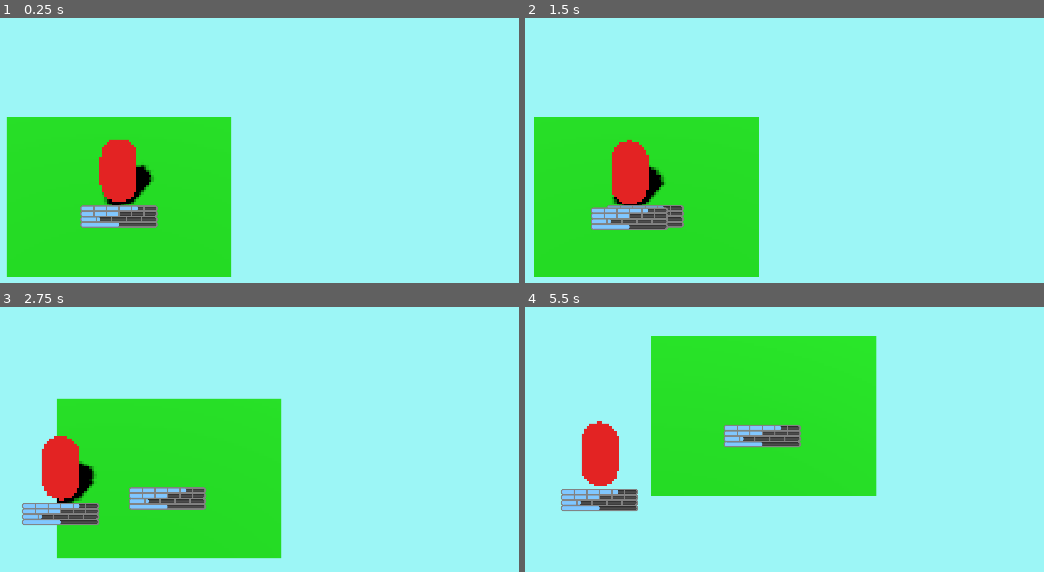
Above: before the commit, frames 1-4 (two rows, left to right).
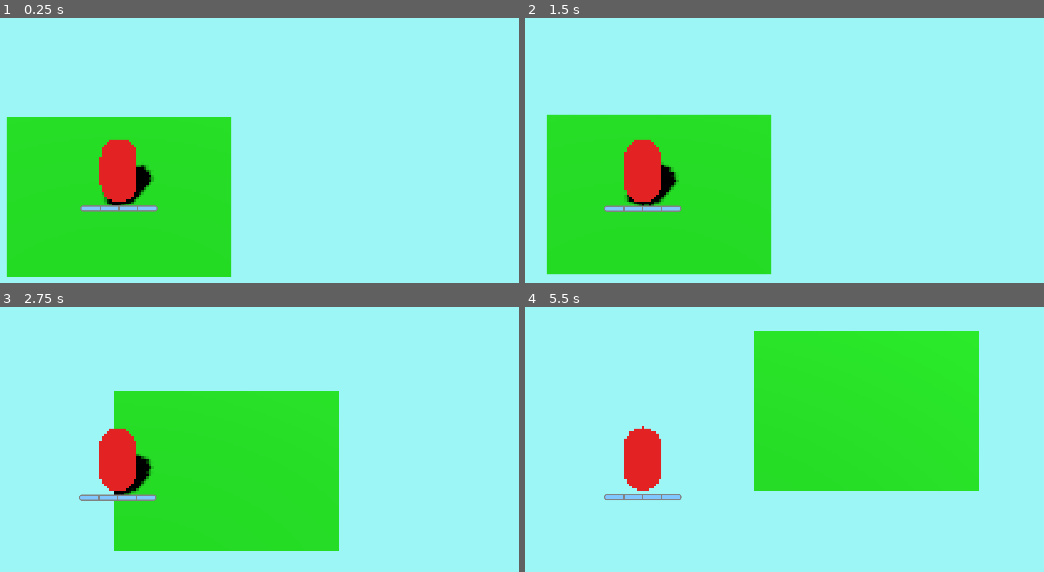
Above: after the commit, the same moments.

Repository: greatbrick0/ComboCombat
Game: Godot game, scene res://Scenes/MainScene.tscn
Two runs of this game, one before a commit and one after it. Both use one fixed random seed, a clock stepped at 60 frames per second and the inputs below.
Inputs (mouse positions are in pixels of both pictures, inside the frame that each line leads up to):
- Up to frame 1 (0.25 s): no input
- Up to frame 2 (1.5 s): tap Enter at 0.5 s; move the mouse to (820, 174) at 0.52 s; hold Right (ui_right) 0.53-1.28 s; tap W (MiddleTool) at 0.6, 1.35 s; tap Space at 1.25 s; move the mouse to (outside the picture) at 1.27 s; hold Down (ui_down) from 1.28 s (still down)
- Up to frame 3 (2.75 s): move the mouse to (197, 386) at 2.02 s; release Down (ui_down) at 2.03 s; hold Right (ui_right) from 2.03 s (still down); tap W (MiddleTool) at 2.1 s
- Up to frame 4 (5.5 s): move the mouse to (outside the picture) at 2.77 s; release Right (ui_right) at 2.78 s; hold Up (ui_up) 2.78-3.53 s; tap W (MiddleTool) every 0.75 s from 2.85 to 5.1 s; move the mouse to (883, 553) at 3.52 s; hold Left (ui_left) 3.53-5.03 s; move the mouse to (outside the picture) at 4.27 s; move the mouse to (685, 487) at 5.02 s; hold Down (ui_down) from 5.03 s (still down)

The runs differ from the first frame. In frame 1, 1.0% of the frame differs, in the area x 15-31%, y 70-80%; in frame 2, 7.1%; in frame 3, 19%; in frame 4, 30%, in the area x 6-88%, y 9-77%.

Commit message:
System Changes

Diff:
--- a/CombatUiTheme1.tres
+++ b/CombatUiTheme1.tres
@@ -24,5 +24,6 @@
 corner_radius_bottom_left = 3
 
 [resource]
+ProgressBar/font_sizes/font_size = 1
 ProgressBar/styles/background = SubResource("StyleBoxFlat_4ibbj")
 ProgressBar/styles/fill = SubResource("StyleBoxFlat_1dusj")
--- a/Scenes/health_bar.tscn
+++ b/Scenes/health_bar.tscn
@@ -75,11 +75,11 @@
 
 [node name="HealthBar" type="Node2D"]
 script = ExtResource("1_kwrvr")
-segments = 17
 
 [node name="ProgressBar" type="ProgressBar" parent="."]
 show_behind_parent = true
 material = SubResource("ShaderMaterial_wurho")
+custom_minimum_size = Vector2(0, 9)
 anchors_preset = 5
 anchor_left = 0.5
 anchor_right = 0.5
@@ -88,14 +88,17 @@
 offset_right = 75.0
 offset_bottom = 32.0
 grow_horizontal = 2
+size_flags_vertical = 8
 mouse_filter = 2
 theme = ExtResource("1_8f6cw")
 value = 75.0
 show_percentage = false
 
 [node name="ProgressBar2" type="ProgressBar" parent="."]
+visible = false
 show_behind_parent = true
 material = SubResource("ShaderMaterial_ssit0")
+custom_minimum_size = Vector2(0, 9)
 anchors_preset = 5
 anchor_left = 0.5
 anchor_right = 0.5
@@ -104,14 +107,17 @@
 offset_right = 75.0
 offset_bottom = 45.0
 grow_horizontal = 2
+size_flags_vertical = 8
 mouse_filter = 2
 theme = ExtResource("1_8f6cw")
 value = 50.0
 show_percentage = false
 
 [node name="ProgressBar3" type="ProgressBar" parent="."]
+visible = false
 show_behind_parent = true
 material = SubResource("ShaderMaterial_y4560")
+custom_minimum_size = Vector2(0, 9)
 anchors_preset = 5
 anchor_left = 0.5
 anchor_right = 0.5
@@ -120,14 +126,17 @@
 offset_right = 75.0
 offset_bottom = 58.0
 grow_horizontal = 2
+size_flags_vertical = 8
 mouse_filter = 2
 theme = ExtResource("1_8f6cw")
 value = 25.0
 show_percentage = false
 
 [node name="ProgressBar4" type="ProgressBar" parent="."]
+visible = false
 show_behind_parent = true
 material = SubResource("ShaderMaterial_ehpfc")
+custom_minimum_size = Vector2(0, 9)
 anchors_preset = 5
 anchor_left = 0.5
 anchor_right = 0.5
@@ -136,6 +145,7 @@
 offset_right = 75.0
 offset_bottom = 71.0
 grow_horizontal = 2
+size_flags_vertical = 8
 mouse_filter = 2
 theme = ExtResource("1_8f6cw")
 value = 50.0
--- a/Scenes/level.tscn
+++ b/Scenes/level.tscn
@@ -1,10 +1,8 @@
-[gd_scene load_steps=9 format=3 uid="uid://y5ukec25rhbs"]
+[gd_scene load_steps=7 format=3 uid="uid://y5ukec25rhbs"]
 
 [ext_resource type="PackedScene" uid="uid://cw4r3ip4tw2ip" path="res://Scenes/player.tscn" id="2_2gyv5"]
-[ext_resource type="PackedScene" uid="uid://da7sd2b7akk4q" path="res://Scenes/ui_tracker.tscn" id="2_5vpys"]
 [ext_resource type="Material" uid="uid://72v7vo4ov7uf" path="res://Materials/Color2.tres" id="2_bsbxx"]
 [ext_resource type="Script" path="res://Scripts/controlled_camera.gd" id="2_jwr11"]
-[ext_resource type="PackedScene" uid="uid://cwgxjycmg3u78" path="res://Scenes/health_bar.tscn" id="3_g7k0q"]
 
 [sub_resource type="PlaneMesh" id="PlaneMesh_wimm7"]
 
@@ -22,9 +20,6 @@
 transform = Transform3D(3, 0, 0, 0, 3, 0, 0, 0, 3, 0, 0, 0)
 material_override = ExtResource("2_bsbxx")
 mesh = SubResource("PlaneMesh_wimm7")
-
-[node name="UiTracker" parent="Grass" instance=ExtResource("2_5vpys")]
-trackerObj = ExtResource("3_g7k0q")
 
 [node name="ControlledCamera" type="Camera3D" parent="."]
 transform = Transform3D(1, 0, 0, 0, 0.707107, 0.707107, 0, -0.707107, 0.707107, 0, 5, 5)
--- a/Scenes/player.tscn
+++ b/Scenes/player.tscn
@@ -11,15 +11,23 @@
 [node name="Player" type="Node3D"]
 script = ExtResource("1_677ad")
 
+[node name="HealthBarTracker" type="Node3D" parent="."]
+script = ExtResource("4_4mxan")
+trackerObj = ExtResource("5_8ny3w")
+
 [node name="Mesh" type="MeshInstance3D" parent="."]
 transform = Transform3D(1, 0, 0, 0, 1, 0, 0, 0, 1, 0, 1, 0)
 material_override = ExtResource("1_kwdtd")
 mesh = SubResource("CapsuleMesh_l83w6")
 
-[node name="Movement" type="Node3D" parent="."]
+[node name="MovementHolder" type="Node3D" parent="."]
+
+[node name="Movement" type="Node3D" parent="MovementHolder"]
 script = ExtResource("3_73kb4")
 maxDistance = 10.0
 
-[node name="UiTracker" type="Node3D" parent="."]
-script = ExtResource("4_4mxan")
-trackerObj = ExtResource("5_8ny3w")
+[node name="LeftWeaponHolder" type="Node3D" parent="."]
+
+[node name="RightWeaponHolder" type="Node3D" parent="."]
+
+[connection signal="CreatedElement" from="HealthBarTracker" to="." method="_on_health_bar_tracker_created_element"]
--- a/Scripts/controlled_camera.gd
+++ b/Scripts/controlled_camera.gd
@@ -6,4 +6,5 @@
 	offsetFromPlayer = global_position - %Player.global_position
 
 func _process(delta):
-	global_position = lerp(global_position, %Player.global_position + offsetFromPlayer, 0.95 * delta)
+	#global_position = lerp(global_position, %Player.global_position + offsetFromPlayer, 0.95 * delta)
+	global_position = %Player.global_position + offsetFromPlayer
--- a/Scripts/health_bar.gd
+++ b/Scripts/health_bar.gd
@@ -6,12 +6,19 @@
 var dividers: PackedVector2Array = []
 
 func _ready():
-	SetUpSegments(segments)
-	queue_redraw()
+	pass
+
+func UpdateValue(newHealth: int) -> void:
+	displayedSegments = newHealth
+	for ii in range(len(get_children())):
+		if(segments - (ii*6) > 0):
+			get_child(ii).value = 100 * (newHealth - (ii*6)) / min(segments - (ii*6), 6)
 
 func SetUpSegments(count: int) -> void:
+	displayedSegments = count
 	for ii in range(len(get_children())):
 		get_child(ii).size.x = barWidth
+		get_child(ii).size.y = 9
 		get_child(ii).position.x = -barWidth/2
 		if(count > 0):
 			get_child(ii).visible = true
--- a/Scripts/movement.gd
+++ b/Scripts/movement.gd
@@ -5,14 +5,19 @@
 @export var cooldownTime: float = 1.0
 var timeSinceUse: float = 0.0
 
+func EvaluateSpecial() -> bool:
+	return get_parent().get_parent().MatchPattern([1]) or get_parent().get_parent().MatchPattern([2])
+
 func _process(delta):
-	if(timeSinceUse >= cooldownTime):
-		if(Input.is_action_just_pressed("MiddleTool")):
-			if(get_parent().MatchPattern([1]) or get_parent().MatchPattern([2])):
-				get_parent().MoveCommand(VecUtilities.MouseWorldPos(get_viewport().get_camera_3d()), travelSpeed * 5.0, maxDistance * 1.5)
-			else:
-				get_parent().MoveCommand(VecUtilities.MouseWorldPos(get_viewport().get_camera_3d()), travelSpeed, maxDistance)
-			get_parent().RecordAction(0)
-			timeSinceUse = 0.0
+	if(Input.is_action_just_pressed("MiddleTool")):
+		AttemptAction(VecUtilities.MouseWorldPos(get_viewport().get_camera_3d()))
+	timeSinceUse += 1.0 * delta
+
+func AttemptAction(pos: Vector2) -> void:
+	if(timeSinceUse < cooldownTime): return
+	if(EvaluateSpecial()):
+		get_parent().get_parent().MoveCommand(pos, travelSpeed * 5.0, maxDistance * 1.5)
 	else:
-		timeSinceUse += 1.0 * delta
+		get_parent().get_parent().MoveCommand(pos, travelSpeed, maxDistance)
+	get_parent().get_parent().RecordAction(0)
+	timeSinceUse = 0.0
--- a/Scripts/player.gd
+++ b/Scripts/player.gd
@@ -13,13 +13,13 @@
 		recordedActions.append(-1)
 
 func _process(delta):
-	moveDir = xy(global_position).direction_to(movePos)
-	global_position += xyz(moveDir * moveSpeed * delta)
-	if(xy(global_position).distance_squared_to(movePos) <= 0.0001):
-		global_position = xyz(movePos)
+	moveDir = VecUtilities.xy(global_position).direction_to(movePos)
+	global_position += VecUtilities.xyz(moveDir * moveSpeed * delta)
+	if(VecUtilities.xy(global_position).distance_squared_to(movePos) <= 0.0001):
+		global_position = VecUtilities.xyz(movePos)
 
 func MoveCommand(newTargetPos: Vector2, newMoveSpeed: float, maxDist: float) -> void:
-	movePos = xy(global_position) + (newTargetPos - xy(global_position)).limit_length(maxDist)
+	movePos = VecUtilities.xy(global_position) + (newTargetPos - VecUtilities.xy(global_position)).limit_length(maxDist)
 	movePos = VecUtilities.RoundToGrid(movePos)
 	moveSpeed = newMoveSpeed
 
@@ -47,8 +47,7 @@
 			return false
 	return true
 
-func xy(vec3: Vector3) -> Vector2:
-	return Vector2(vec3.x, vec3.z)
-
-func xyz(vec2: Vector2) -> Vector3:
-	return Vector3(vec2.x, 0, vec2.y)
+func _on_health_bar_tracker_created_element(element: Node):
+	element.SetUpSegments(4)
+	element.UpdateValue(4)
+	element.queue_redraw()
--- a/Scripts/ui_tracker.gd
+++ b/Scripts/ui_tracker.gd
@@ -5,6 +5,7 @@
 
 @export var trackerObj: PackedScene
 var instance: Node
+signal CreatedElement(element: Node)
 
 func _enter_tree():
 	CreateUi()
@@ -14,11 +15,15 @@
 
 func CreateUi() -> void:
 	instance = trackerObj.instantiate()
-	get_tree().root.add_child.call_deferred(instance)
+	get_tree().root.get_node("Node/FlatElements").add_child.call_deferred(instance)
+	instance.ready.connect(ElementIsReady)
 
 func DeleteUi() -> void:
 	instance.queue_free()
 
+func ElementIsReady():
+	emit_signal("CreatedElement", instance)
+
 func _process(delta):
 	if(trackPos):
 		instance.global_position = VecUtilities.ScreenPos(global_position, get_viewport().get_camera_3d())
--- a/Scripts/vec_utilities.gd
+++ b/Scripts/vec_utilities.gd
@@ -18,3 +18,9 @@
 
 func RoundToGrid(vec2: Vector2) -> Vector2:
 	return Vector2(round(vec2.x * 8) / 8, round(vec2.y * 8) / 8)
+
+func xy(vec3: Vector3) -> Vector2:
+	return Vector2(vec3.x, vec3.z)
+
+func xyz(vec2: Vector2) -> Vector3:
+	return Vector3(vec2.x, 0, vec2.y)
